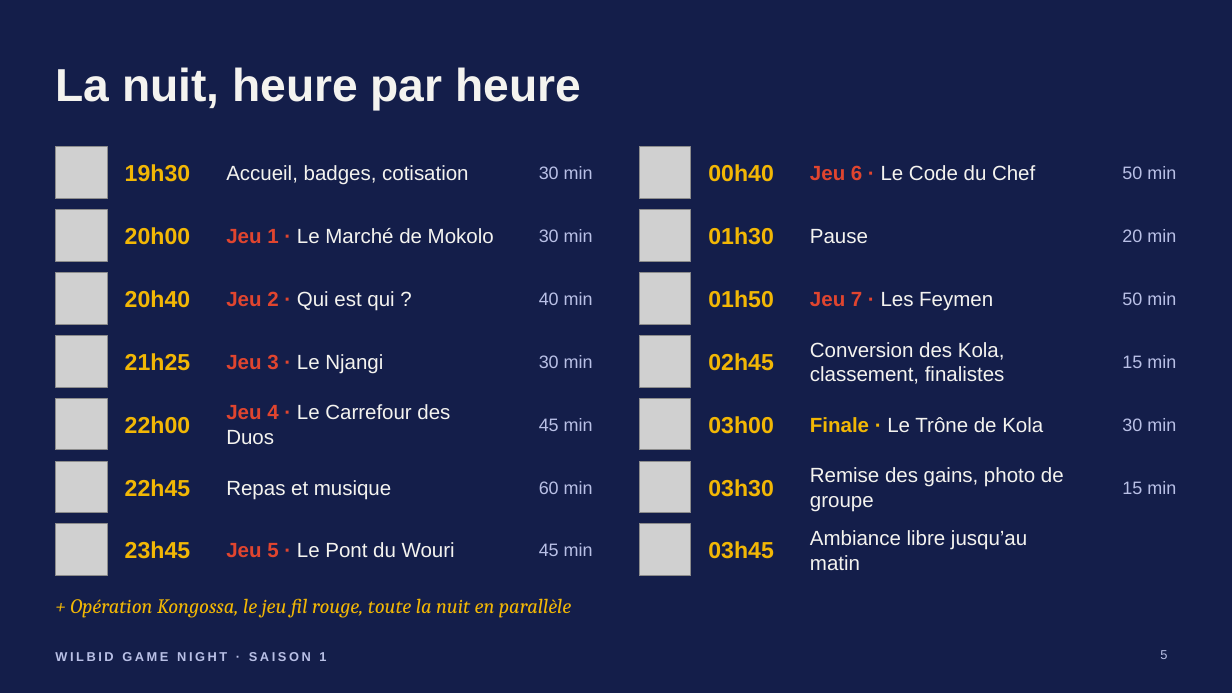
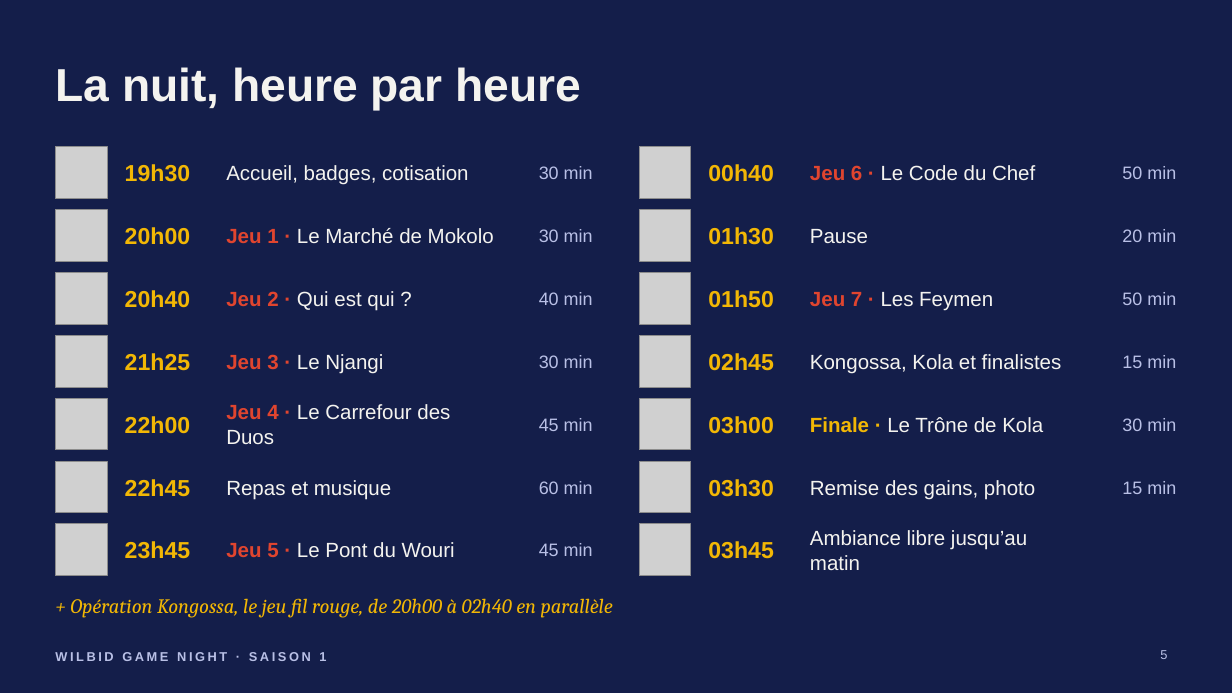
Before and after one commit to sedsgd/wilbid_game_night, a slide deck: slide 5 of documents/presentation-jour-j/Wilbid-presentation-jour-J.pptx. Drawn at 1232x693 pixels with LibreOffice and Linux fonts; fonts in the diff are those of the drawing; grey boxes stand for pictures. Boxes give left, top, right and bottom in pixels: in the first picture for what was removed or moved away, otherwise in the second. Text is boxed around its words. In the diff, an @@ line names an element or a change of style, - is before the commit and + after.

```diff
--- a/documents/presentation-jour-j/Wilbid-presentation-jour-J.pptx
+++ b/documents/presentation-jour-j/Wilbid-presentation-jour-J.pptx
@@ text at (810,354,1062,374): text changed @@
-Conversion des Kola, classement, finalistes
+Kongossa, Kola et finalistes
@@ text at (810,480,1035,500): text changed @@
-Remise des gains, photo de groupe
+Remise des gains, photo
@@ text at (70,598,613,618): text changed @@
-+ Opération Kongossa, le jeu fil rouge, toute la nuit en parallèle
++ Opération Kongossa, le jeu fil rouge, de 20h00 à 02h40 en parallèle
```
Also in this commit, not shown: 16 other slides changed, 1 other file.
